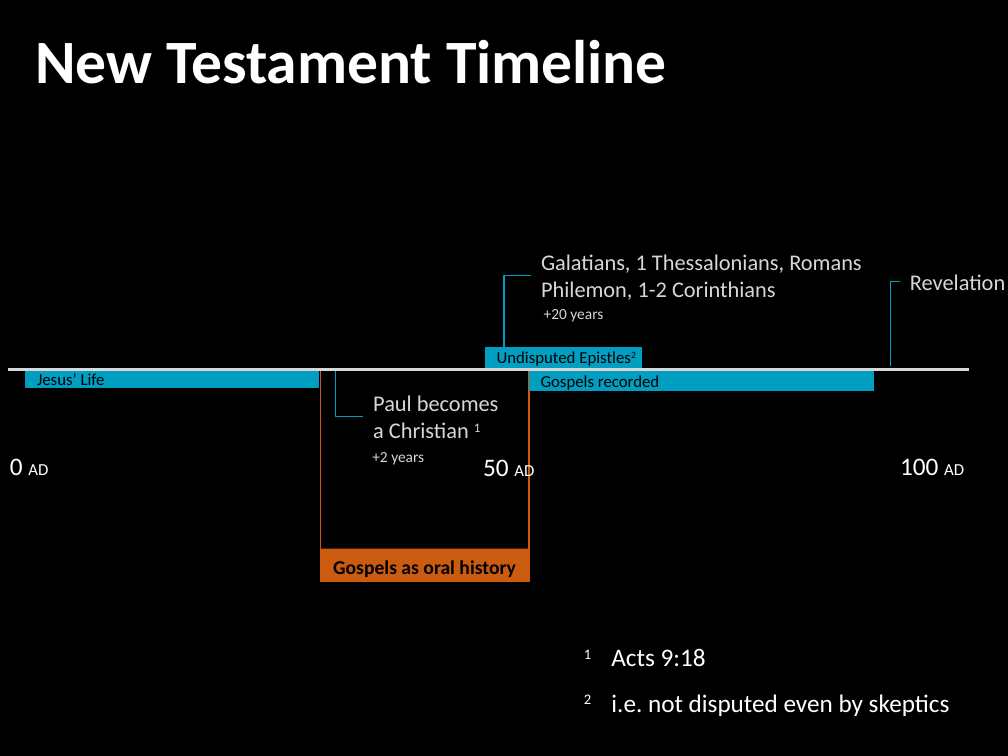
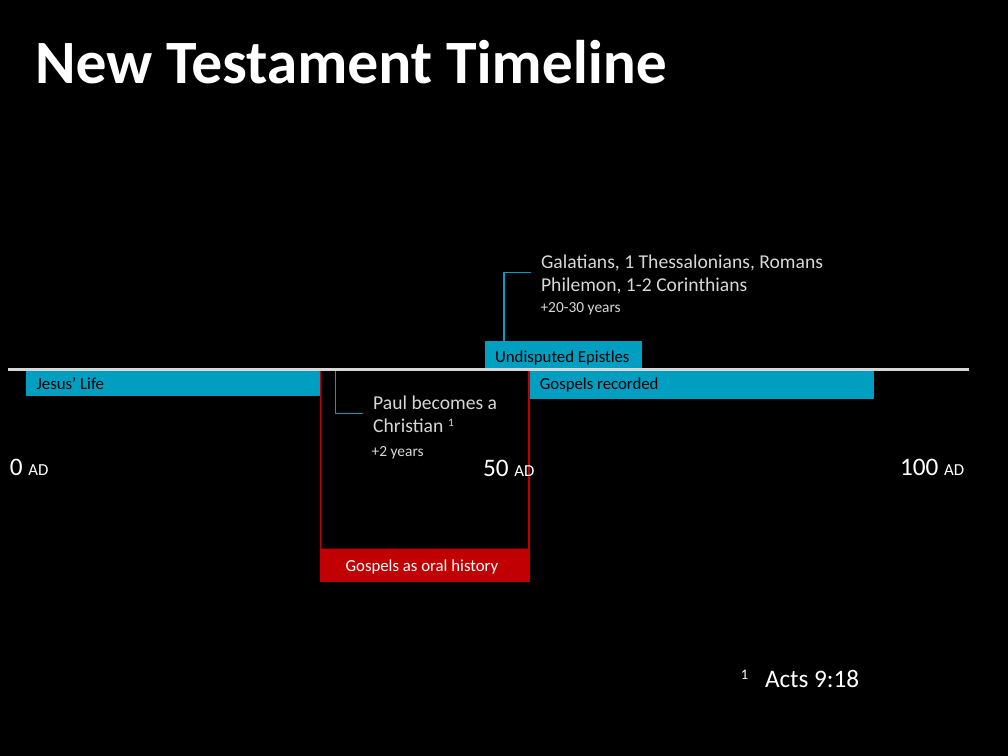
Before and after one commit to LukeMurphey/Ai1L, a slide deck: slide 3 of companion-website/public/files/8. Jesus the Rabbi.pptx. Drawn at 1008x756 pixels with LibreOffice and Linux fonts; fonts in the diff are those of the drawing. Boxes give left, top, right and bottom in pixels: in the first picture for what was removed or moved away, otherwise in the second. Text is boxed around its words. In the diff, an @@ line names an element or a change of style, - is before the commit and + after.

Commit message:
Updating the slides

```diff
--- a/companion-website/public/files/8. Jesus the Rabbi.pptx
+++ b/companion-website/public/files/8. Jesus the Rabbi.pptx
@@ text "Galatians, 1 Thessalonians, Romans" at (x1=541, y1=254, x2=823, y2=294): size 16 to 14 pt @@
@@ elbow line moved from (531, 276) - (504, 348) to (531, 272) - (504, 348) @@
@@ elbow line removed from (900, 281) to (890, 366) @@
@@ text removed at (x1=910, y1=274, x2=1005, y2=290) @@
-Revelation
@@ text at (x1=541, y1=302, x2=621, y2=315): text changed @@
-+20 years
++20-30 years
@@ rectangle resized from (x1=485, y1=348, x2=641, y2=368) to (x1=485, y1=342, x2=641, y2=368) @@
@@ text at (x1=495, y1=350, x2=630, y2=365): text changed @@
-Undisputed Epistles2
+Undisputed Epistles
@@ text "Jesus’ Life" rewrapped from (x1=37, y1=373, x2=105, y2=389) to (x1=37, y1=377, x2=104, y2=389) @@
@@ rectangle resized from (x1=26, y1=370, x2=319, y2=387) to (x1=26, y1=371, x2=319, y2=395) @@
@@ rectangle at (x1=321, y1=370, x2=529, y2=582): outline #CB5B0E 1 pt to #C00002 1 pt @@
@@ elbow line moved from (363, 417) - (336, 371) to (363, 413) - (336, 371) @@
@@ text "Paul becomes a Christian 1" at (x1=373, y1=395, x2=497, y2=432): size 16 to 14 pt @@
@@ rectangle resized from (x1=529, y1=371, x2=874, y2=391) to (x1=529, y1=371, x2=874, y2=398) @@
@@ text "+2 years" moved from (x1=372, y1=452, x2=424, y2=465) to (x1=372, y1=446, x2=424, y2=459) @@
@@ text "Gospels as oral history" at (x1=346, y1=559, x2=498, y2=574): size 14 to 12 pt, text colour #000000 to #FFFFFF, bold off @@
@@ rectangle at (x1=321, y1=548, x2=530, y2=582): fill #CB5B0E to pattern #C00002 on #C00002 @@
@@ table resized from (x1=563, y1=638, x2=991, y2=679) to (x1=731, y1=658, x2=991, y2=700) @@
@@ table removed at (x1=563, y1=683, x2=991, y2=725), 1 rows, 2 columns @@
-2 | i.e. not disputed even by skeptics
```
